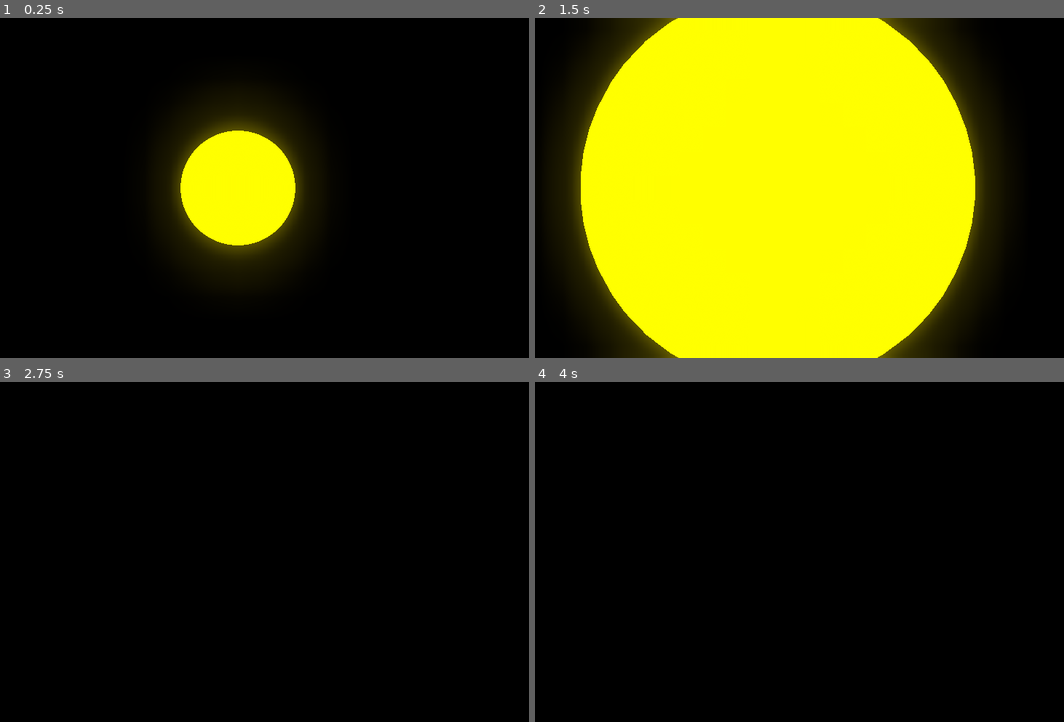
Above: before the commit, frames 1-4 (two rows, left to right).
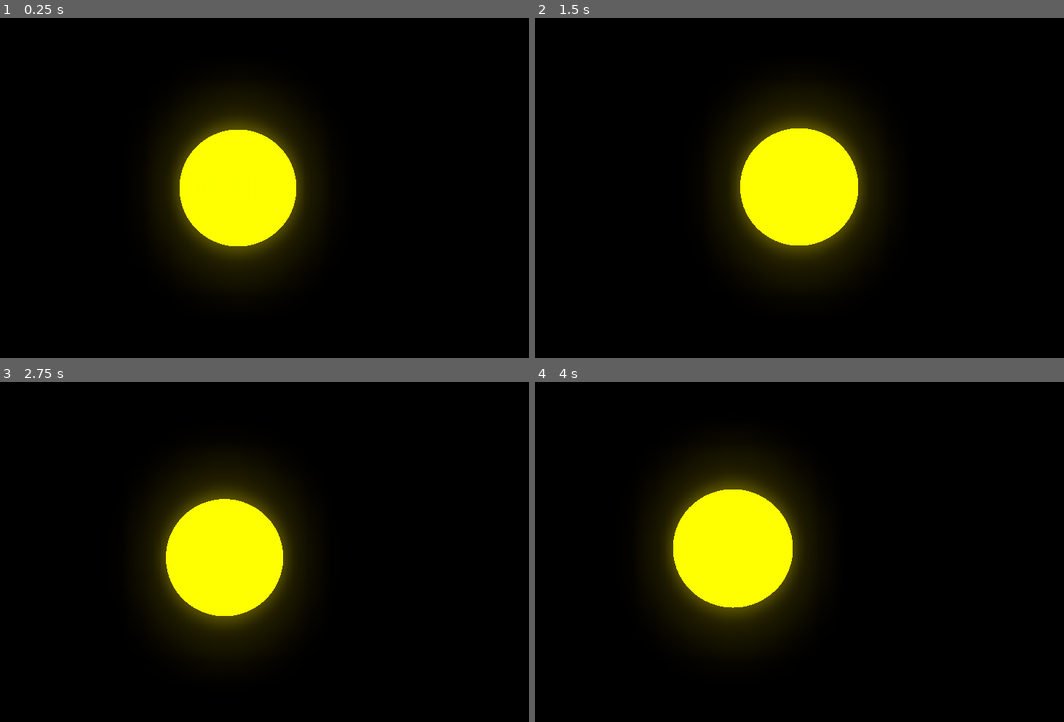
Above: after the commit, the same moments.

Repository: BliznyukNM/space-game
Game: Godot game, scene res://src/Simulation.tscn
The game is run twice, just before and just after one commit, with the same random seed, the same clock (stepped at 60 frames per second) and the same inputs. The project has no main scene, so this scene is started directly.
Inputs (mouse positions are in pixels of both pictures, inside the frame that each line leads up to):
- Up to frame 1 (0.25 s): no input
- Up to frame 2 (1.5 s): move the mouse to (804, 188) at 0.52 s; hold W (character_forward) from 0.53 s (still down); move the mouse to (741, 188) at 1.27 s
- Up to frame 3 (2.75 s): keep holding W (character_forward); move the mouse to (253, 545) at 2.02 s
- Up to frame 4 (4 s): keep holding W (character_forward); tap Enter at 2.75 s; move the mouse to (767, 558) at 2.77 s; tap Space at 3.5 s; move the mouse to (815, 555) at 3.52 s

The runs differ from the first frame. In frame 1, 0.2% of the frame differs, in the area x 33-56%, y 32-68%; in frame 2, 69%, in the area x 4-88%, y 0-100%; in frame 3, 12%; in frame 4, 12%.
Error after the commit: Invalid call to function 'move' in base 'KinematicBody (Character.gd)'. Expected 1 arguments. (res://src/InputManager.gd:34)

Commit message:
hell yes, I did it

Diff:
--- a/space-game-client/src/Character.gd
+++ b/space-game-client/src/Character.gd
@@ -1,16 +1,48 @@
-extends Spatial
+extends KinematicBody
 
 
-export var speed := 10.0
+export var speed := 5.0
 
 
-var velocity : Vector3
+var gravity: Vector3
+var strongest_gravity: Vector3
 
 
-func move(direction : Vector3, delta : float) -> void:
-	var q_rotation = Quat(rotation)
-	velocity += q_rotation * direction * speed * delta
+func apply_gravity(gravity: Vector3, delta: float) -> void:
+	self.gravity += gravity * delta
+	strongest_gravity = gravity if gravity.length_squared() > strongest_gravity.length_squared() else strongest_gravity
 
 
-func _process(delta: float) -> void:
-	translation += velocity * delta
+func proceed_gravity(_delta: float) -> void:
+	gravity = move_and_slide(gravity, -strongest_gravity, true)
+
+
+func move(direction: Vector3) -> void:
+	var q_rotation = Quat(rotation)
+	var rotated_movement = q_rotation * direction * speed
+	move_and_slide(rotated_movement, -strongest_gravity, true)
+
+
+func _physics_process(delta: float) -> void:
+	if strongest_gravity.length_squared() > 0.01:
+		_align_gravity()
+
+	var input: = _get_input()
+	move(input)
+
+	strongest_gravity = Vector3.ZERO
+
+
+func _align_gravity() -> void:
+	var gravity_up = -strongest_gravity.normalized()
+	var new_x: Vector3 = gravity_up.cross(transform.basis.z).normalized()
+	var new_z: Vector3 = gravity_up.cross(new_x).normalized()
+	transform.basis = Basis(new_x, gravity_up, -new_z)
+
+
+func _get_input() -> Vector3:
+	var input: = Vector3.ZERO
+	input.x = Input.get_action_strength("character_left") - Input.get_action_strength("character_right")
+	input.z = Input.get_action_strength("character_forward") - Input.get_action_strength("character_backward")
+	input = input.normalized() if input.length_squared() > 1.0 else input
+	return input
--- a/space-game-client/src/Character.tscn
+++ b/space-game-client/src/Character.tscn
@@ -1,8 +1,23 @@
-[gd_scene load_steps=2 format=2]
+[gd_scene load_steps=4 format=2]
 
 [ext_resource path="res://src/Character.gd" type="Script" id=1]
 
-[node name="Character" type="Spatial" groups=[
+[sub_resource type="CapsuleShape" id=1]
+radius = 0.5
+
+[sub_resource type="CubeMesh" id=2]
+size = Vector3( 0.2, 0.2, 1 )
+
+[node name="Character" type="KinematicBody" groups=[
 "sbody",
 ]]
 script = ExtResource( 1 )
+
+[node name="CollisionShape" type="CollisionShape" parent="."]
+transform = Transform( 1, 0, 0, 0, -1.62921e-07, -1, 0, 1, -1.62921e-07, 0, 1, 0 )
+shape = SubResource( 1 )
+
+[node name="MeshInstance" type="MeshInstance" parent="."]
+transform = Transform( 1, 0, 0, 0, 1, 0, 0, 0, 1, -0.392089, 1.2915, 0.998339 )
+mesh = SubResource( 2 )
+material/0 = null
--- a/space-game-client/src/Newton.gd
+++ b/space-game-client/src/Newton.gd
@@ -4,10 +4,10 @@
 const G := 0.05
 
 
-static func apply_gravitation(nbody_a, nbodies : Array, delta : float) -> void:
+static func apply_gravity(nbody_a, nbodies : Array, delta : float) -> void:
 	for nbody_b in nbodies:
 		if nbody_a == nbody_b: continue
 		var sqr_distance : float = (nbody_b.translation - nbody_a.translation).length_squared()
 		var force_direction : Vector3 = (nbody_b.translation - nbody_a.translation).normalized()
 		var acceleration : Vector3 = force_direction * G * nbody_b.mass / sqr_distance
-		nbody_a.velocity += acceleration * delta
+		nbody_a.apply_gravity(acceleration, delta)
--- a/space-game-client/src/NewtonBodies/NBody.gd
+++ b/space-game-client/src/NewtonBodies/NBody.gd
@@ -7,5 +7,9 @@
 export var debug_color := Color.white
 
 
-func _process(delta: float) -> void:
+func apply_gravity(gravity: Vector3, delta: float) -> void:
+	velocity += gravity * delta
+
+
+func proceed_gravity(delta: float) -> void:
 	translation += velocity * delta
--- a/space-game-client/src/NewtonBodies/Planet.tscn
+++ b/space-game-client/src/NewtonBodies/Planet.tscn
@@ -1,14 +1,19 @@
-[gd_scene load_steps=3 format=2]
+[gd_scene load_steps=4 format=2]
 
-[ext_resource path="res://src/NewtonBodies/NBody.tscn" type="PackedScene" id=1]
-
+[ext_resource path="res://src/NewtonBodies/NBody.gd" type="Script" id=1]
 
 [sub_resource type="SphereMesh" id=1]
 
-[node name="Planet" groups=[
+[sub_resource type="SphereShape" id=2]
+
+[node name="Planet" type="KinematicBody" groups=[
 "nbody",
-] instance=ExtResource( 1 )]
+]]
+script = ExtResource( 1 )
 
-[node name="Visual" type="MeshInstance" parent="." index="0"]
+[node name="Visual" type="MeshInstance" parent="."]
 mesh = SubResource( 1 )
 material/0 = null
+
+[node name="CollisionShape" type="CollisionShape" parent="."]
+shape = SubResource( 2 )
--- a/space-game-client/src/Simulation.gd
+++ b/space-game-client/src/Simulation.gd
@@ -6,13 +6,19 @@
 
 
 func _ready() -> void:
-	nbodies = $Bodies.get_tree().get_nodes_in_group("nbody")
-	sbodies = $Bodies.get_tree().get_nodes_in_group("sbody")
+	nbodies = get_tree().get_nodes_in_group("nbody")
+	sbodies = get_tree().get_nodes_in_group("sbody")
 
 
-func _process(delta : float) -> void:
+func _physics_process(delta: float) -> void:
 	for nbody in nbodies:
-		Newton.apply_gravitation(nbody, nbodies, delta)
+		Newton.apply_gravity(nbody, nbodies, delta)
 
 	for sbody in sbodies:
-		Newton.apply_gravitation(sbody, nbodies, delta)
+		Newton.apply_gravity(sbody, nbodies, delta)
+
+	for nbody in nbodies:
+		nbody.proceed_gravity(delta)
+
+	for sbody in sbodies:
+		sbody.proceed_gravity(delta)
--- a/space-game-client/test/CelestialSystemSimulator.gd
+++ b/space-game-client/test/CelestialSystemSimulator.gd
@@ -42,7 +42,7 @@
 	for nbody in nbodies:
 		nbody.translation += nbody.velocity * delta
 
-	Newton.apply_gravitation($Character, nbodies, delta)
+	#Newton.apply_gravitation($Character, nbodies, delta)
 
 
 func _draw_simulation() -> void:
--- /dev/null
+++ b/space-game-client/test/PlanetWalk.tscn
@@ -0,0 +1,20 @@
+[gd_scene load_steps=4 format=2]
+
+[ext_resource path="res://src/NewtonBodies/Planet.tscn" type="PackedScene" id=1]
+[ext_resource path="res://src/Character.tscn" type="PackedScene" id=2]
+[ext_resource path="res://src/Simulation.gd" type="Script" id=3]
+
+[node name="PlanetWalk" type="Node"]
+script = ExtResource( 3 )
+
+[node name="Walker" parent="." instance=ExtResource( 2 )]
+transform = Transform( 1, 0, 0, 0, 1, 0, 0, 0, 1, -9.85038, 8.92824, 0 )
+
+[node name="Camera" type="Camera" parent="Walker"]
+transform = Transform( -1, 1.62921e-07, -2.82187e-07, 0, 0.866025, 0.5, 3.25841e-07, 0.5, -0.866025, 0, 1.5, 0 )
+
+[node name="Planet" parent="." instance=ExtResource( 1 )]
+transform = Transform( 10, 0, 0, 0, 10, 0, 0, 0, 10, 0, 0, 0 )
+mass = 10000.0
+
+[node name="DirectionalLight" type="DirectionalLight" parent="."]
--- a/space-game-client/test/SolarSystem/SolarSystem.tscn
+++ b/space-game-client/test/SolarSystem/SolarSystem.tscn
@@ -19,7 +19,6 @@
 [node name="NBodies" type="Node" parent="."]
 
 [node name="Sun" parent="NBodies" instance=ExtResource( 2 )]
-mass = 10000.0
 debug_color = Color( 1, 1, 0, 1 )
 
 [node name="Venus" parent="NBodies" instance=ExtResource( 3 )]
@@ -42,5 +41,6 @@
 
 [node name="InputManager" type="Node" parent="."]
 script = ExtResource( 5 )
+character_node = NodePath("../Character")
 
 [node name="Camera" parent="." instance=ExtResource( 6 )]
--- a/space-game-client/test/SolarSystem/Uranus.tscn
+++ b/space-game-client/test/SolarSystem/Uranus.tscn
@@ -1,7 +1,6 @@
 [gd_scene load_steps=3 format=2]
 
 [ext_resource path="res://src/NewtonBodies/Planet.tscn" type="PackedScene" id=1]
-
 
 [sub_resource type="SpatialMaterial" id=1]
 albedo_color = Color( 0.52549, 0.968627, 1, 1 )
--- a/space-game-client/test/SolarSystem/Venus.tscn
+++ b/space-game-client/test/SolarSystem/Venus.tscn
@@ -1,7 +1,6 @@
 [gd_scene load_steps=3 format=2]
 
 [ext_resource path="res://src/NewtonBodies/Planet.tscn" type="PackedScene" id=1]
-
 
 [sub_resource type="SpatialMaterial" id=1]
 albedo_color = Color( 0.976471, 1, 0.698039, 1 )
--- a/space-game-client/test/SystemA.tscn
+++ b/space-game-client/test/SystemA.tscn
@@ -2,7 +2,6 @@
 
 [ext_resource path="res://test/CelestialSystemSimulator.gd" type="Script" id=1]
 [ext_resource path="res://src/NewtonBodies/NBody.tscn" type="PackedScene" id=2]
-
 
 [sub_resource type="SpatialMaterial" id=1]
 flags_unshaded = true
@@ -16,13 +15,13 @@
 [node name="NBodies" type="Node" parent="."]
 
 [node name="NBody_A" parent="NBodies" instance=ExtResource( 2 )]
-mass = 100.0
+mass = 3000.0
 velocity = Vector3( 0, 3, 0 )
 debug_color = Color( 1, 0, 0, 1 )
 
 [node name="NBody_B" parent="NBodies" instance=ExtResource( 2 )]
 transform = Transform( 1, 0, 0, 0, 1, 0, 0, 0, 1, 6.68251, -0.660896, 0.277808 )
-mass = 100.0
+mass = 3000.0
 velocity = Vector3( 0, -3, 0 )
 debug_color = Color( 0, 0.0862745, 1, 1 )
 
--- a/space-game-client/test/SystemB.tscn
+++ b/space-game-client/test/SystemB.tscn
@@ -2,7 +2,6 @@
 
 [ext_resource path="res://test/CelestialSystemSimulator.gd" type="Script" id=1]
 [ext_resource path="res://src/NewtonBodies/NBody.tscn" type="PackedScene" id=2]
-
 
 [sub_resource type="SpatialMaterial" id=1]
 flags_unshaded = true
